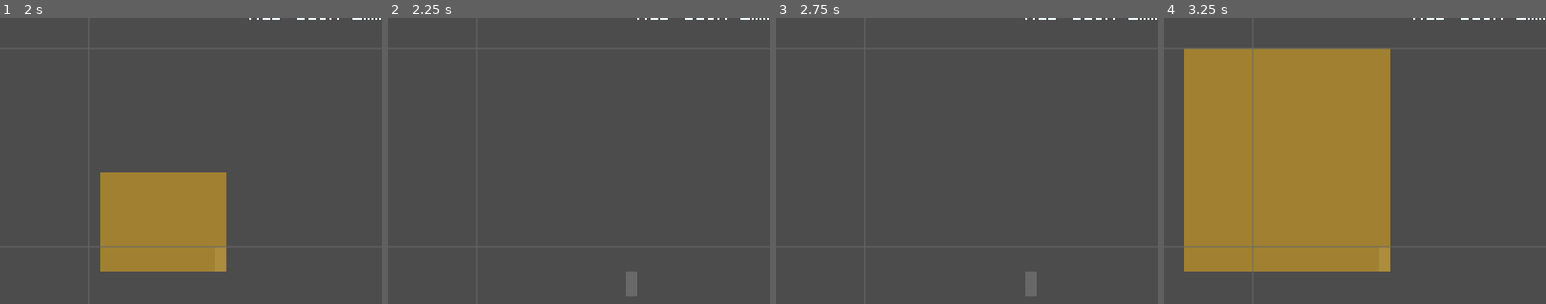
Above: before the commit, frames 1-4 (left to right).
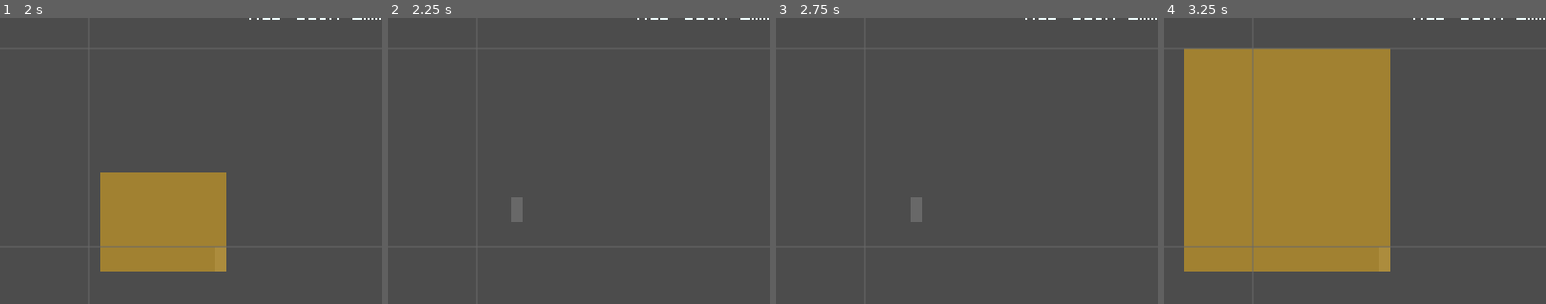
Above: after the commit, the same moments.

Repository: slapslash/TextMap
Game: Godot game, scene res://TextMap.tscn
Two runs of this game, one before a commit and one after it. Both use one fixed random seed, a clock stepped at 60 frames per second and the inputs below.
Inputs (mouse positions are % of the whole screen's width and height, from its top left):
- Up to frame 1 (2 s): tap Enter at 0.5, 0.8 s; move the mouse to (72, 45) at 0.52 s; hold Right 0.53-1.25 s; tap Backspace at 0.6 s; click (72, 45) at 0.67 s; tap Space at 0.77, 1.07 s; drag from (30, 55) to (45, 70) at 1.27 s
- Up to frame 2 (2.25 s): tap Space at 2 s; move the mouse to (60, 28) at 2.02 s; hold Right from 2.03 s (still down); tap Keypad Enter at 2.1 s
- Up to frame 3 (2.75 s): keep holding Right; tap Space at 2.3 s
- Up to frame 4 (3.25 s): release Right at 2.75 s; tap Enter at 2.75 s; drag from (45, 70) to (20, 35) at 2.77 s
The pictures show only the part of the screen within x 16-66%, y 27-77%; the shares and areas given below are measured in that part.

Frame 1 is identical in both runs. In frame 2, 0.5% of the frame differs, in the area x 32-66%, y 62-98%; in frame 3, 0.5%; in frame 4, nothing differs.

Commit message:
Add common operations if cells are selected and certain keys are pressed (delete, backspace, enter...).

Diff:
--- a/Inputs.gd
+++ b/Inputs.gd
@@ -68,12 +68,16 @@
 				selection.clear()
 
 			KEY_ENTER, KEY_KP_ENTER:
+				if selection.are_cells_selected():
+					selection.clear_selected_cells()
 				# basically same as home, but jump one row down.
 				add.x = Global.get_home()
 				add.y = 1
 				selection.clear()
 
 			KEY_SPACE:
+				if selection.are_cells_selected():
+					selection.clear_selected_cells()
 				Global.push_cells()
 				add.x = 1
 				selection.clear()
@@ -87,9 +91,12 @@
 				selection.clear()
 
 			KEY_BACKSPACE:
-				Global.clear_left_cell()
-				Global.pull_cells()
-				add.x = -1
+				if selection.are_cells_selected():
+					selection.clear_selected_cells()
+				else:
+					Global.clear_left_cell()
+					Global.pull_cells()
+					add.x = -1
 				selection.clear()
 
 			KEY_HOME:
@@ -113,6 +120,8 @@
 					# most likely some unhandled function key.
 					printt("function key pressed:", ch, scm)
 				else:
+					if selection.are_cells_selected():
+						selection.clear_selected_cells()
 					printt(last_input, scm, ch)
 					Global.push_cells()
 					Global.set_cell_character(last_input)
